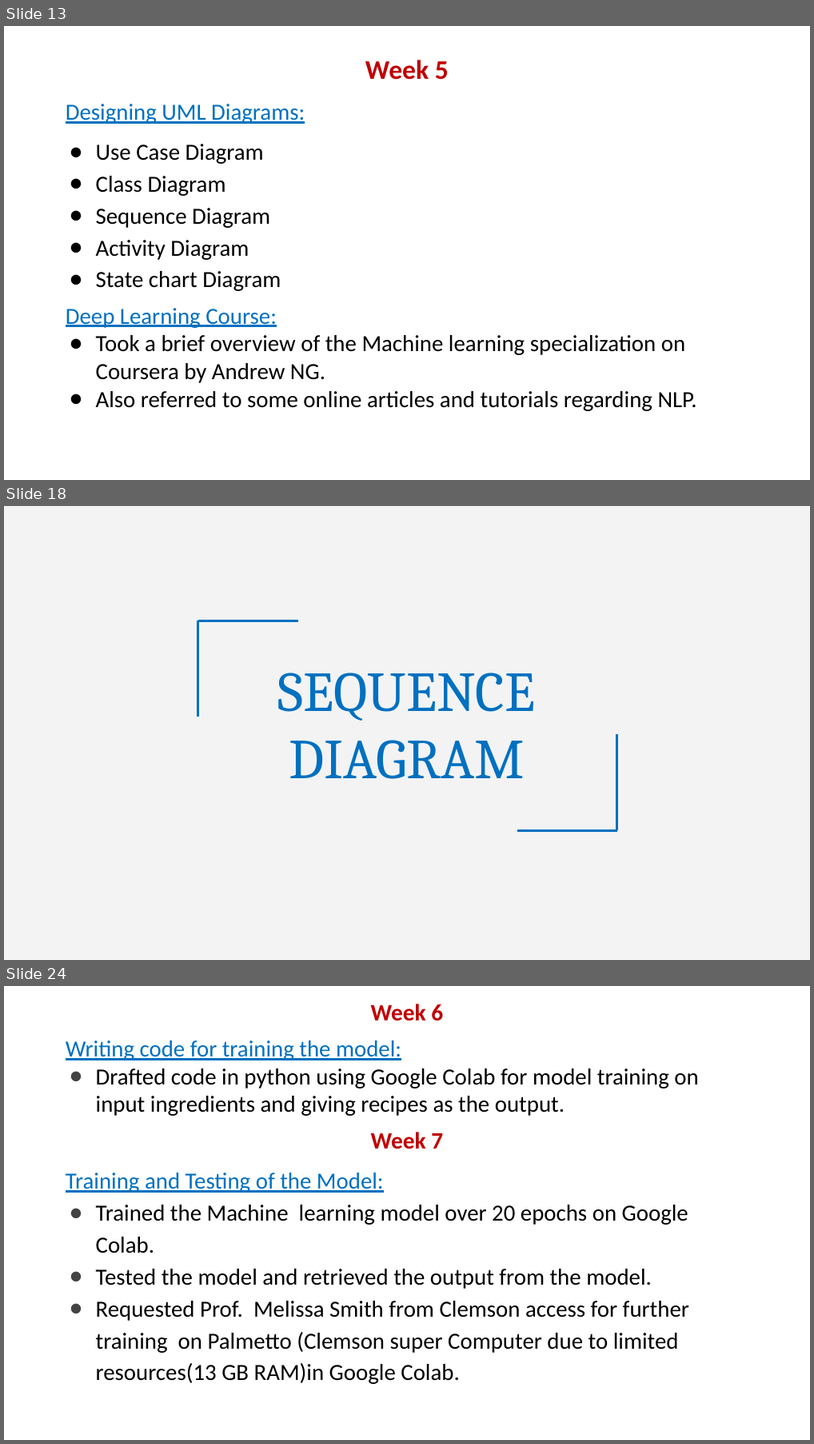
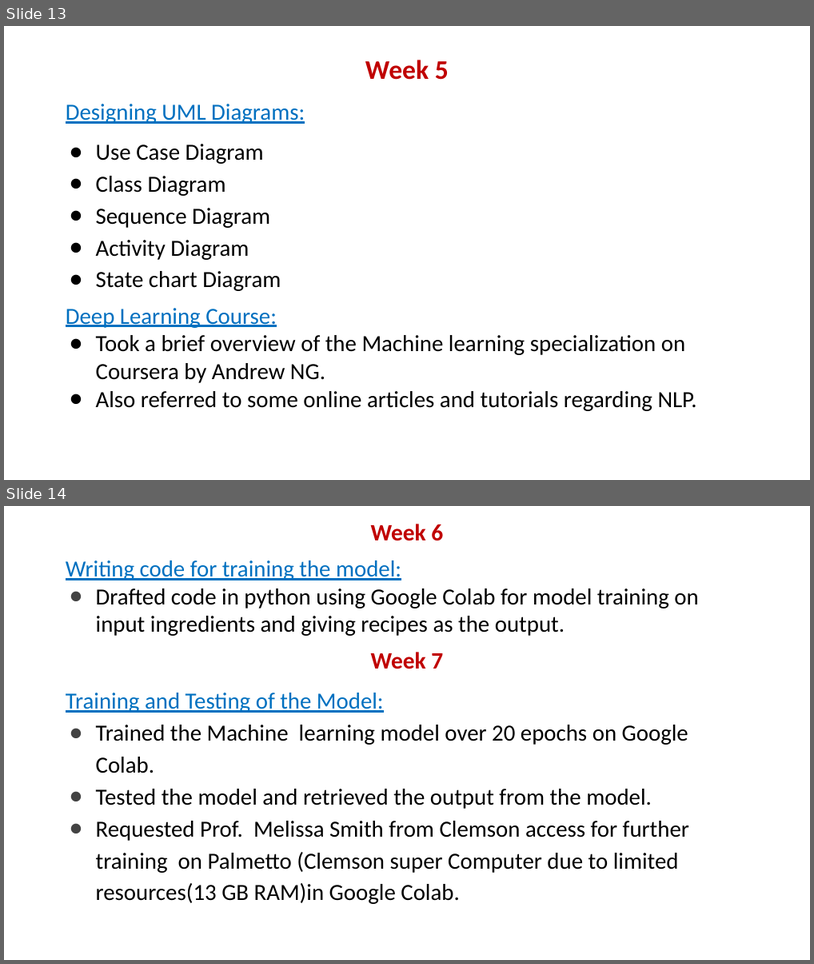
Before and after one commit to ahmaddroobi99/seniorGraduationProject2022_cookOverflow, a slide deck: Documentation/Presentation/cookOverflowPresentation.pptx. Shown one above the other, each under a label of ours: slides 13, 18 and 24 before the commit, slides 13 and 14 after it; the slides between them are not shown. The pictures are 814x1444 and 814x964 pixels, drawn with LibreOffice and Linux fonts; fonts in the diff are those of the drawing. Boxes give left, top, right and bottom in pixels: in the first picture for what was removed or moved away, otherwise in the second. Text is boxed around its words. In the diff, an @@ line names an element or a change of style, - is before the commit and + after.

```diff
--- a/Documentation/Presentation/cookOverflowPresentation.pptx
+++ b/Documentation/Presentation/cookOverflowPresentation.pptx
@@ slide 18 removed at box(4, 506, 810, 960), background #F3F3F3 @@
@@ line removed from (298, 621) to (198, 621) @@
@@ line removed from (198, 621) to (198, 716) @@
@@ title removed at box(278, 672, 536, 779) @@
-SEQUENCE
-DIAGRAM
@@ line removed from (618, 830) to (618, 734) @@
@@ line removed from (518, 830) to (618, 830) @@
@@ what was slide 24 is now slide 14 @@
```
Also in this commit, not shown: 4 slides changed, 1 slide added, 10 other slides removed, 23 other files.
